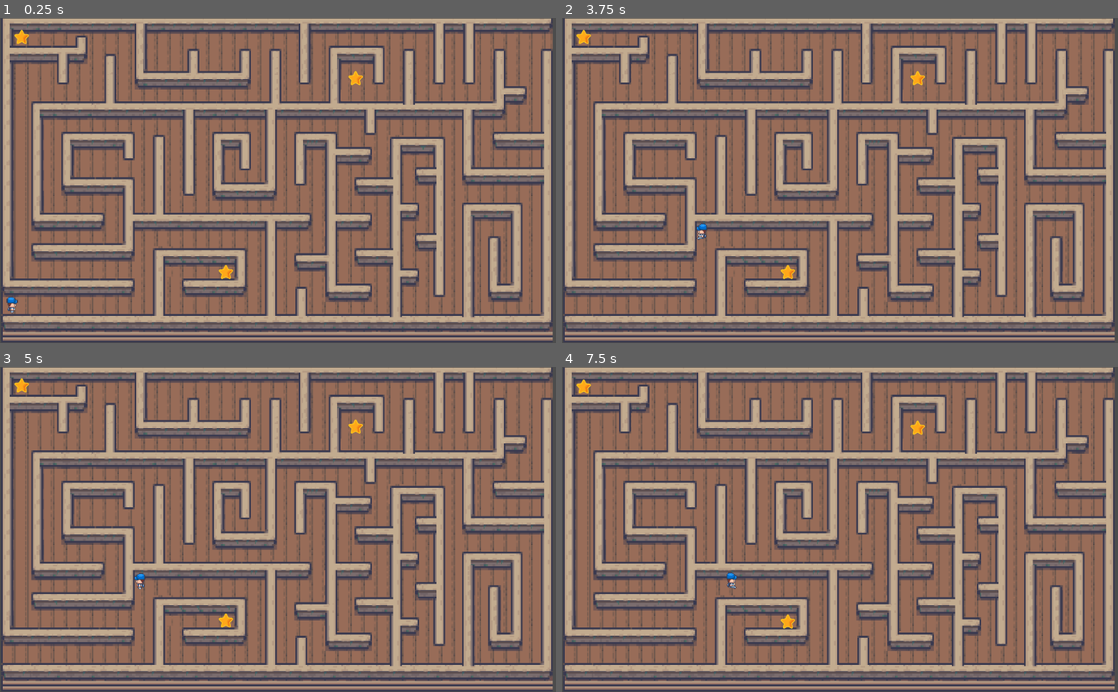
Above: before the commit, frames 1-4 (two rows, left to right).
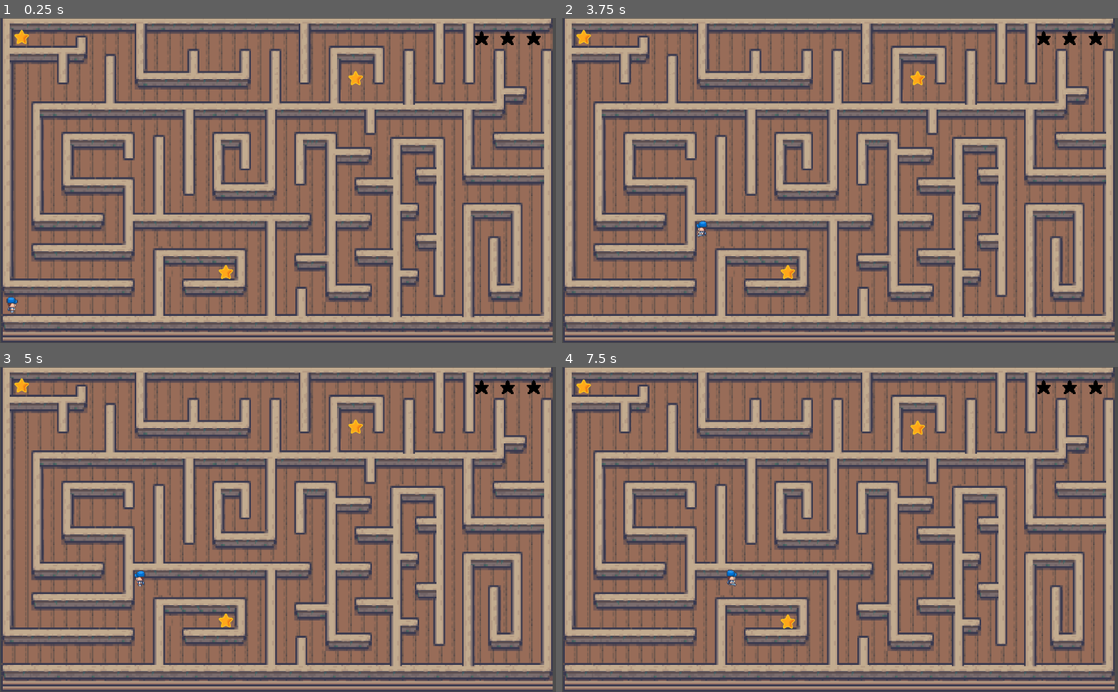
Above: after the commit, the same moments.

Repository: 2022M1T6-inteli/UpLink
Game: Godot game, scene res://Cenas/Cena1.tscn
The game is run twice, just before and just after one commit, with the same random seed, the same clock (stepped at 60 frames per second) and the same inputs.
Inputs:
- Up to frame 1 (0.25 s): no input
- Up to frame 2 (3.75 s): hold Right (ui_right) 0.53-1.28 s; tap Space (ui_select) at 0.77, 1.52, 3.02 s; hold Down (ui_down) 1.28-2.03 s; hold Right (ui_right) 2.03-2.78 s; hold Up (ui_up) 2.78-3.53 s; hold Left (ui_left) from 3.53 s (still down)
- Up to frame 3 (5 s): keep holding Left (ui_left); tap Space (ui_select) at 3.77, 4.52 s
- Up to frame 4 (7.5 s): release Left (ui_left) at 5.03 s; hold Down (ui_down) 5.03-5.78 s; hold Right (ui_right) 5.78-6.53 s; tap Space (ui_select) at 6.02, 6.77 s; hold Up (ui_up) 6.53-7.28 s; hold Right (ui_right) from 7.28 s (still down)

The runs differ from the first frame. In frame 1, 0.2% of the frame differs, in the area x 85-98%, y 4-9%; in frame 2, 0.3%, in the area x 24-98%, y 4-69%; in frame 3, 0.3%; in frame 4, 0.3%.

Commit message:
EstrelaPreta e estrelaInventario adicionadas nas 3 fases

Diff:
--- a/Fase3oficial/Cenas/Cena1.gd
+++ b/Fase3oficial/Cenas/Cena1.gd
@@ -1,43 +1,99 @@
 extends Node2D
 
 onready var preEstrela = preload("res://Cenas/Star.tscn")
+onready var preEstrelaPreta = preload("res://Cenas/EstrelaPreta.tscn")
+onready var preEstrelaInventario = preload("res://Cenas/Estrelinha.tscn")
 onready var prePlayer = preload("res://Cenas/Player.tscn")
 onready var preBalao = preload("res://Cenas/Balão.tscn").instance()
 
 var estrelaPosition1 = Vector2(40,34)
 var estrelaPosition2 = Vector2(655,110)
 var estrelaPosition3 = Vector2(416,468)
+
+var estrelaPretaPosition1 = Vector2(983, 37)
+var estrelaPretaPosition2 = Vector2(935, 37)
+var estrelaPretaPosition3 = Vector2(887, 37)
+
 var playerPosition = Vector2(27,524)
+
 var estrela1
 var estrela2
 var estrela3
+
+var estrelaInventario1
+var estrelaInventario2
+var estrelaInventario3
+
+var estrelaPreta1
+var estrelaPreta2
+var estrelaPreta3
+
 var player
 var preBalaoPosition = Vector2(533,355)
 
 func _ready():
-	estrela1 = inciarEstrela(estrelaPosition1)
-	estrela2 = inciarEstrela(estrelaPosition2)
-	estrela3 = inciarEstrela(estrelaPosition3)
-	player = inciarPlayer(playerPosition)
+	estrela1 = iniciarEstrela(estrelaPosition1)
+	estrela2 = iniciarEstrela(estrelaPosition2)
+	estrela3 = iniciarEstrela(estrelaPosition3)
+
+	estrelaPreta1 = iniciarEstrelaPreta(estrelaPretaPosition1)
+	estrelaPreta2 = iniciarEstrelaPreta(estrelaPretaPosition2)
+	estrelaPreta3 = iniciarEstrelaPreta(estrelaPretaPosition3)
+
+	estrelaInventario1 = iniciarEstrelaInventario(estrelaPretaPosition1)
+	estrelaInventario2 = iniciarEstrelaInventario(estrelaPretaPosition2)
+	estrelaInventario3 = iniciarEstrelaInventario(estrelaPretaPosition3)
+
+	player = iniciarPlayer(playerPosition)
+
 	add_child(estrela1)
 	add_child(estrela2)
 	add_child(estrela3)
+
+	add_child(estrelaPreta1)
+	add_child(estrelaPreta2)
+	add_child(estrelaPreta3)
+
+	add_child(estrelaInventario1)
+	estrelaInventario1.hide()
+	add_child(estrelaInventario2)
+	estrelaInventario2.hide()
+	add_child(estrelaInventario3)
+	estrelaInventario3.hide()
+
 	add_child(player)
 	Global.stars = 3
 
 func _process(delta):
+	if Global.stars == 2:
+		estrelaInventario3.show()
+	if Global.stars == 1:
+		estrelaInventario2.show()
+	if Global.stars == 0:
+		estrelaInventario1.show()
+
 	if Global.openDialogue:
 		add_child(preBalao)
 		Global.stop = true
 		Global.openDialogue = false
 	print(is_instance_valid(estrela1))
 
-func inciarEstrela(posicao):
+func iniciarEstrela(posicao):
 	var estrela = preEstrela.instance()
 	estrela.position = posicao
 	return estrela
 
-func inciarPlayer(posicao):
+func iniciarEstrelaPreta(posicao):
+	var estrela = preEstrelaPreta.instance()
+	estrela.position = posicao
+	return estrela
+
+func iniciarEstrelaInventario(posicao):
+	var estrela = preEstrelaInventario.instance()
+	estrela.position = posicao
+	return estrela
+
+func iniciarPlayer(posicao):
 	var player = prePlayer.instance()
 	player.position = posicao
 	return player
--- a/Fase3oficial/Cenas/Cena2.gd
+++ b/Fase3oficial/Cenas/Cena2.gd
@@ -1,16 +1,36 @@
 extends Node2D
 
 onready var preEstrela = preload("res://Cenas/Star.tscn")
+onready var preEstrelaPreta = preload("res://Cenas/EstrelaPreta.tscn")
+onready var preEstrelaInventario = preload("res://Cenas/Estrelinha.tscn")
 onready var prePlayer = preload("res://Cenas/Player.tscn")
 onready var preBalao = preload("res://Cenas/Balão.tscn").instance()
 
 var estrelaPosition1 = Vector2(154,95)
 var estrelaPosition2 = Vector2(558,200)
 var estrelaPosition3 = Vector2(428,493)
+
+var estrelaInventarioPosition1 = Vector2(983, 37)
+var estrelaInventarioPosition2 = Vector2(935, 37)
+var estrelaInventarioPosition3 = Vector2(887, 37)
+
+var estrelaPretaPosition1 = Vector2(983, 37)
+var estrelaPretaPosition2 = Vector2(935, 37)
+var estrelaPretaPosition3 = Vector2(887, 37)
+
 var playerPosition = Vector2(30,415)
 var estrela1
 var estrela2
 var estrela3
+
+var estrelaInventario1
+var estrelaInventario2
+var estrelaInventario3
+
+var estrelaPreta1
+var estrelaPreta2
+var estrelaPreta3
+
 var player
 var preBalaoPosition = Vector2(533,355)
 
@@ -18,14 +38,42 @@
 	estrela1 = inciarEstrela(estrelaPosition1)
 	estrela2 = inciarEstrela(estrelaPosition2)
 	estrela3 = inciarEstrela(estrelaPosition3)
+
+	estrelaPreta1 = iniciarEstrelaPreta(estrelaPretaPosition1)
+	estrelaPreta2 = iniciarEstrelaPreta(estrelaPretaPosition2)
+	estrelaPreta3 = iniciarEstrelaPreta(estrelaPretaPosition3)
+
+	estrelaInventario1 = iniciarEstrelaInventario(estrelaInventarioPosition1)
+	estrelaInventario2 = iniciarEstrelaInventario(estrelaInventarioPosition2)
+	estrelaInventario3 = iniciarEstrelaInventario(estrelaInventarioPosition3)
+
 	player = inciarPlayer(playerPosition)
 	add_child(estrela1)
 	add_child(estrela2)
 	add_child(estrela3)
+
+	add_child(estrelaPreta1)
+	add_child(estrelaPreta2)
+	add_child(estrelaPreta3)
+
+	add_child(estrelaInventario1)
+	estrelaInventario1.hide()
+	add_child(estrelaInventario2)
+	estrelaInventario2.hide()
+	add_child(estrelaInventario3)
+	estrelaInventario3.hide()
+
 	add_child(player)
 	Global.stars = 3
 
 func _process(delta):
+	if Global.stars == 2:
+		estrelaInventario3.show()
+	if Global.stars == 1:
+		estrelaInventario2.show()
+	if Global.stars == 0:
+		estrelaInventario1.show()
+
 	if Global.openDialogue:
 		add_child(preBalao)
 		Global.stop = true
@@ -34,6 +82,16 @@
 
 func inciarEstrela(posicao):
 	var estrela = preEstrela.instance()
+	estrela.position = posicao
+	return estrela
+
+func iniciarEstrelaPreta(posicao):
+	var estrela = preEstrelaPreta.instance()
+	estrela.position = posicao
+	return estrela
+
+func iniciarEstrelaInventario(posicao):
+	var estrela = preEstrelaInventario.instance()
 	estrela.position = posicao
 	return estrela
 
--- a/Fase3oficial/Cenas/Cena3.gd
+++ b/Fase3oficial/Cenas/Cena3.gd
@@ -1,5 +1,7 @@
 extends Node2D
 
+onready var preEstrelaPreta = preload("res://Cenas/EstrelaPreta.tscn")
+onready var preEstrelaInventario = preload("res://Cenas/Estrelinha.tscn")
 onready var preEstrela = preload("res://Cenas/Star.tscn")
 onready var prePlayer = preload("res://Cenas/Player.tscn")
 onready var preBalao = preload("res://Cenas/Balão.tscn").instance()
@@ -7,10 +9,28 @@
 var estrelaPosition1 = Vector2(40,34)
 var estrelaPosition2 = Vector2(641,109)
 var estrelaPosition3 = Vector2(416,468)
+
+var estrelaInventarioPosition1 = Vector2(983, 37)
+var estrelaInventarioPosition2 = Vector2(935, 37)
+var estrelaInventarioPosition3 = Vector2(887, 37)
+
+var estrelaPretaPosition1 = Vector2(983, 37)
+var estrelaPretaPosition2 = Vector2(935, 37)
+var estrelaPretaPosition3 = Vector2(887, 37)
+
 var playerPosition = Vector2(27,524)
 var estrela1
 var estrela2
 var estrela3
+
+var estrelaInventario1
+var estrelaInventario2
+var estrelaInventario3
+
+var estrelaPreta1
+var estrelaPreta2
+var estrelaPreta3
+
 var player
 var preBalaoPosition = Vector2(533,355)
 
@@ -18,19 +38,57 @@
 	estrela1 = inciarEstrela(estrelaPosition1)
 	estrela2 = inciarEstrela(estrelaPosition2)
 	estrela3 = inciarEstrela(estrelaPosition3)
+
+	estrelaPreta1 = iniciarEstrelaPreta(estrelaPretaPosition1)
+	estrelaPreta2 = iniciarEstrelaPreta(estrelaPretaPosition2)
+	estrelaPreta3 = iniciarEstrelaPreta(estrelaPretaPosition3)
+
+	estrelaInventario1 = iniciarEstrelaInventario(estrelaInventarioPosition1)
+	estrelaInventario2 = iniciarEstrelaInventario(estrelaInventarioPosition2)
+	estrelaInventario3 = iniciarEstrelaInventario(estrelaInventarioPosition3)
+
 	player = inciarPlayer(playerPosition)
 	add_child(estrela1)
 	add_child(estrela2)
 	add_child(estrela3)
+
+	add_child(estrelaPreta1)
+	add_child(estrelaPreta2)
+	add_child(estrelaPreta3)
+
+	add_child(estrelaInventario1)
+	estrelaInventario1.hide()
+	add_child(estrelaInventario2)
+	estrelaInventario2.hide()
+	add_child(estrelaInventario3)
+	estrelaInventario3.hide()
+
 	add_child(player)
 	Global.stars = 3
 
 func _process(delta):
+	if Global.stars == 2:
+		estrelaInventario3.show()
+	if Global.stars == 1:
+		estrelaInventario2.show()
+	if Global.stars == 0:
+		estrelaInventario1.show()
+
 	if Global.openDialogue:
 		add_child(preBalao)
 		Global.stop = true
 		Global.openDialogue = false
 	print(is_instance_valid(estrela1))
+
+func iniciarEstrelaPreta(posicao):
+	var estrela = preEstrelaPreta.instance()
+	estrela.position = posicao
+	return estrela
+
+func iniciarEstrelaInventario(posicao):
+	var estrela = preEstrelaInventario.instance()
+	estrela.position = posicao
+	return estrela
 
 func inciarEstrela(posicao):
 	var estrela = preEstrela.instance()
--- /dev/null
+++ b/Fase3oficial/Cenas/EstrelaPreta.gd
@@ -0,0 +1 @@
+extends Sprite
--- /dev/null
+++ b/Fase3oficial/Cenas/EstrelaPreta.tscn
@@ -0,0 +1,12 @@
+[gd_scene load_steps=2 format=2]
+
+[ext_resource path="res://Imagens/EstrelinhaPreta.png" type="Texture" id=1]
+
+[node name="EstrelinhaPreta" type="Sprite"]
+position = Vector2( 977.013, 30.0625 )
+scale = Vector2( 0.0308036, 0.0308036 )
+texture = ExtResource( 1 )
+__meta__ = {
+"_edit_horizontal_guides_": [ 36.0 ],
+"_edit_vertical_guides_": [ 915.0 ]
+}
--- /dev/null
+++ b/Fase3oficial/Cenas/Estrelinha.tscn
@@ -0,0 +1,8 @@
+[gd_scene load_steps=2 format=2]
+
+[ext_resource path="res://Imagens/Estrelinha.png" type="Texture" id=1]
+
+[node name="Estrelinha" type="Sprite"]
+position = Vector2( 964, 32 )
+scale = Vector2( 0.031, 0.031 )
+texture = ExtResource( 1 )
--- a/Fase3oficial/Cenas/Player.tscn
+++ b/Fase3oficial/Cenas/Player.tscn
@@ -99,7 +99,7 @@
 vframes = 2
 
 [node name="CollisionPolygon2D" type="CollisionPolygon2D" parent="."]
-polygon = PoolVector2Array( -13, -7, -15, -5, -15, 2, -11, 9, -14, 12, -14, 16, -7, 21, -4, 21, 0, 16, 2, 9, 4, 3, 6, 2, 6, -5, -4, -9, -11, -9 )
+polygon = PoolVector2Array( -13, -4, -15, -4, -15, 2, -11, 9, -14, 12, -14, 16, -7, 21, -4, 21, 0, 16, 2, 9, 4, 3, 6, 2, 4, -3, -3, -4, -10, -4 )
 
 [node name="AnimationPlayer" type="AnimationPlayer" parent="."]
 anims/Baixo = SubResource( 3 )
--- a/Fase3oficial/Cenas/Star.gd
+++ b/Fase3oficial/Cenas/Star.gd
@@ -5,6 +5,7 @@
 
 func _on_Star_body_entered(body):
 	if body.name == "Player":
+
 		Global.stars -= 1
 		if Global.stars == 0:
 			Global.openDialogue = true
Binary file added: Fase3oficial/Imagens/Estrelinha.png
Not shown, added: Fase3oficial/Imagens/Estrelinha.png.import
Binary file added: Fase3oficial/Imagens/EstrelinhaPreta.png
Not shown, added: Fase3oficial/Imagens/EstrelinhaPreta.png.import
